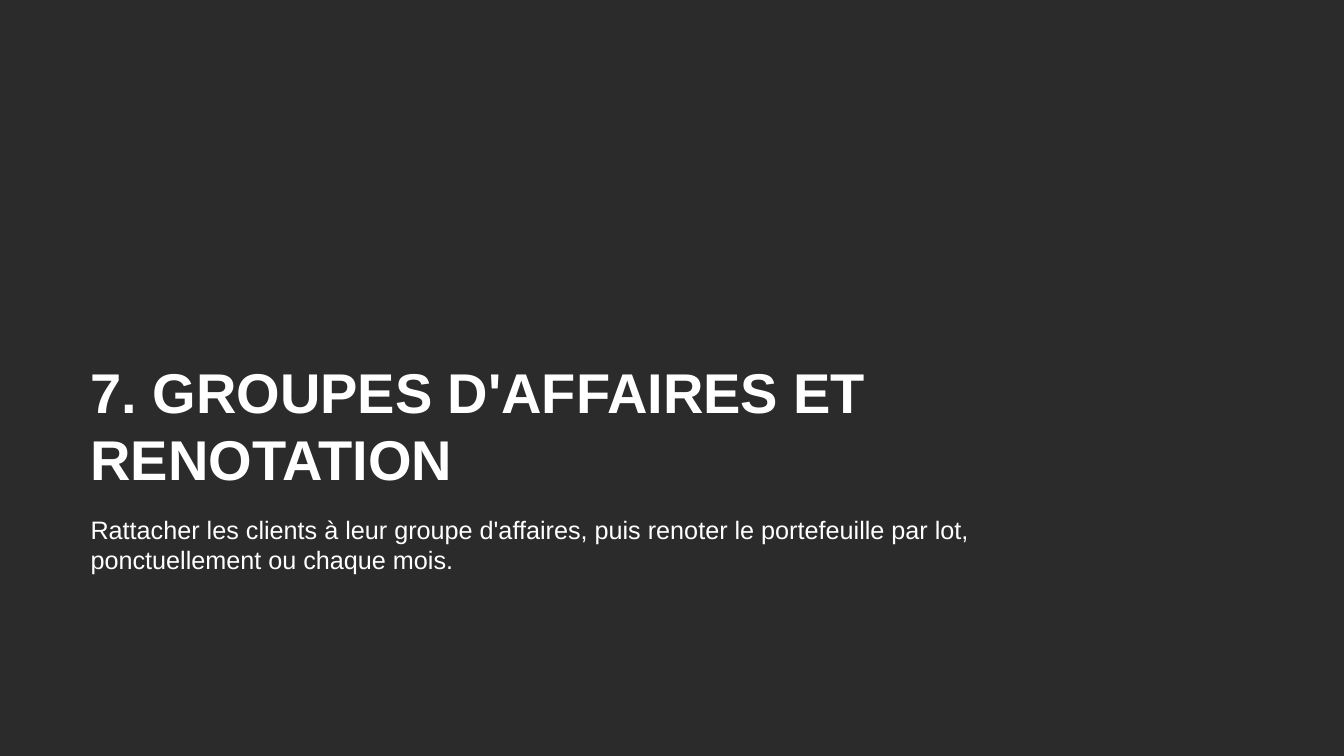
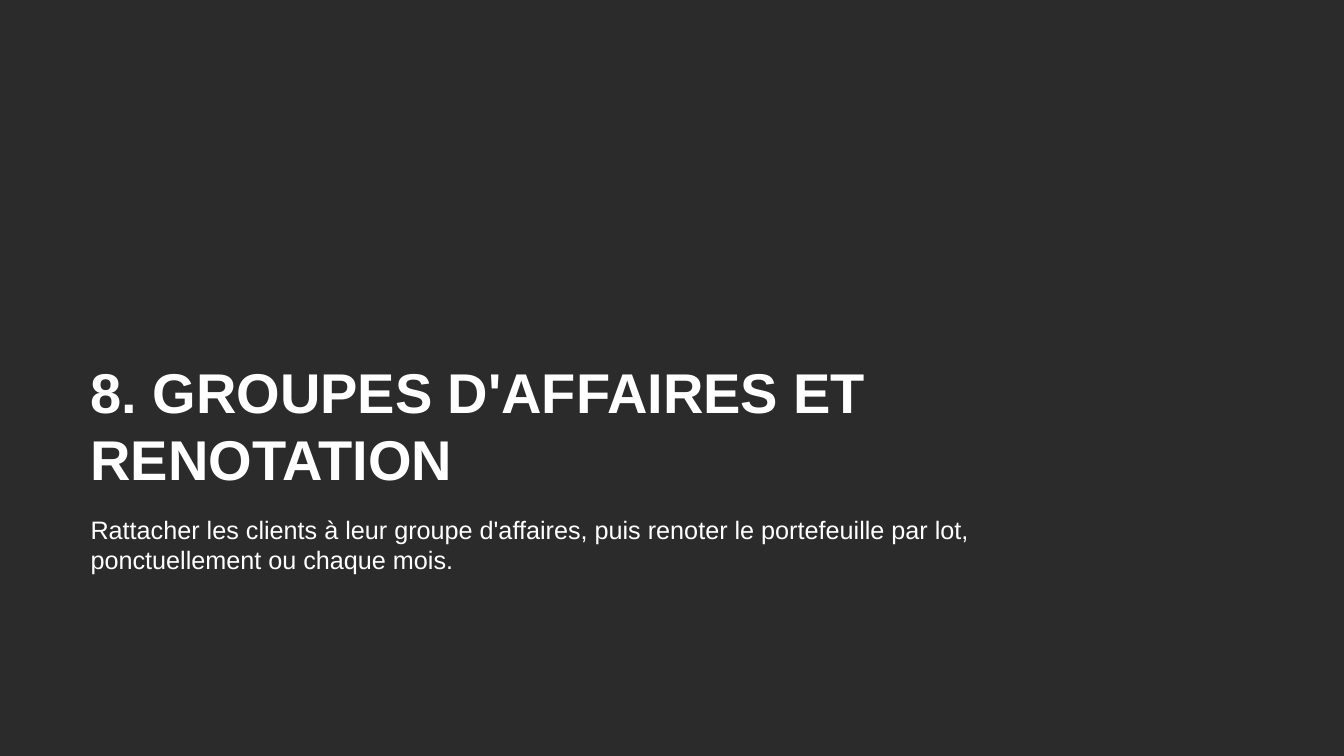
Before and after one commit to tariqeddoumi/Entreprise-scoring-cl, a slide deck: slide 67 of docs/guides/Guide_utilisateur_outil_notation.pptx (slide 49 before the commit). Drawn at 1344x756 pixels with LibreOffice and Linux fonts; fonts in the diff are those of the drawing; background and template pictures are left out; a plain dark background stands for a picture behind light text. Boxes give left, top, right and bottom in pixels: in the first picture for what was removed or moved away, otherwise in the second. Text is boxed around its words. In the diff, an @@ line names an element or a change of style, - is before the commit and + after.

```diff
--- a/docs/guides/Guide_utilisateur_outil_notation.pptx
+++ b/docs/guides/Guide_utilisateur_outil_notation.pptx
@@ title at (91,374,864,481): text changed @@
-7. GROUPES D'AFFAIRES ET RENOTATION
+8. GROUPES D'AFFAIRES ET RENOTATION
```
Also in this commit, not shown: 14 other slides changed, 24 slides added, 1 other file.
